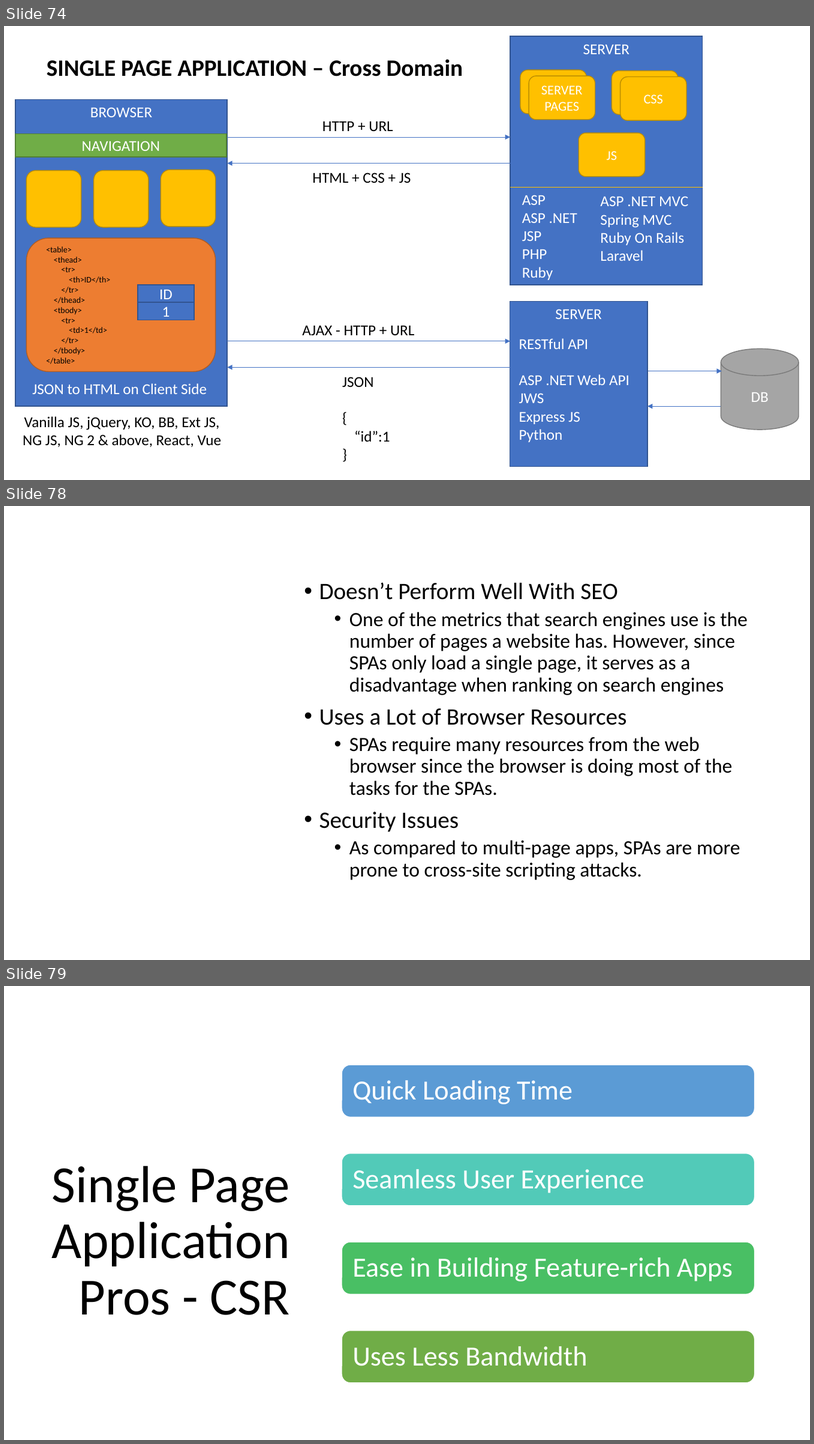
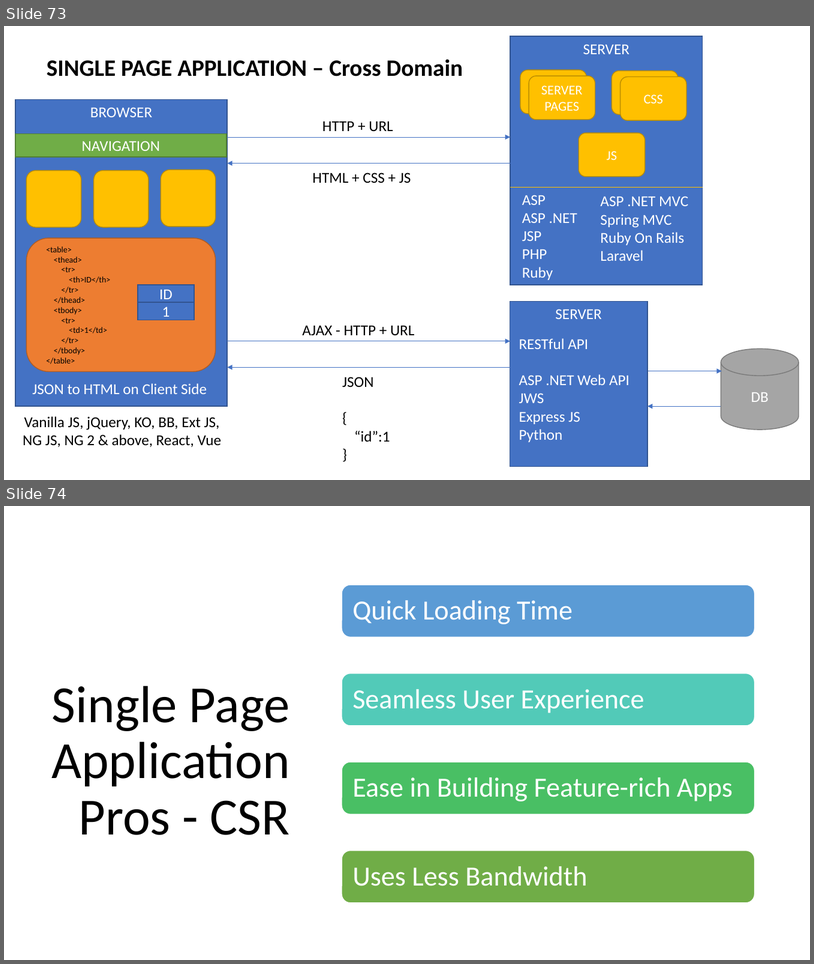
Before and after one commit to explore-with-manish/BFL_Byte_Jul23, a slide deck: Ng-Byte.pptx. Shown one above the other, each under a label of ours: slides 74, 78 and 79 before the commit, slides 73 and 74 after it; the slides between them are not shown. The pictures are 814x1444 and 814x964 pixels, drawn with LibreOffice and Linux fonts; fonts in the diff are those of the drawing. Boxes give left, top, right and bottom in pixels: in the first picture for what was removed or moved away, otherwise in the second. Text is boxed around its words. In the diff, an @@ line names an element or a change of style, - is before the commit and + after.

Commit message:
Final

```diff
--- a/Ng-Byte.pptx
+++ b/Ng-Byte.pptx
@@ slide 78 removed at [4,506,810,960], background #FFFFFF @@
@@ text removed at [320,582,748,880] @@
-• Doesn’t Perform Well With SEO
-  • One of the metrics that search engines use is the number of pages a website has. However, since SPAs only load a single page, it serves as a disadvantage when ranking on search engines
-• Uses a Lot of Browser Resources
-  • SPAs require many resources from the web browser since the browser is doing most of the tasks for the SPAs.
-• Security Issues
-  • As compared to multi-page apps, SPAs are more prone to cross-site scripting attacks.
@@ what was slide 74 is now slide 73 @@
@@ what was slide 79 is now slide 74 @@
```
Also in this commit, not shown: 4 other slides removed.
